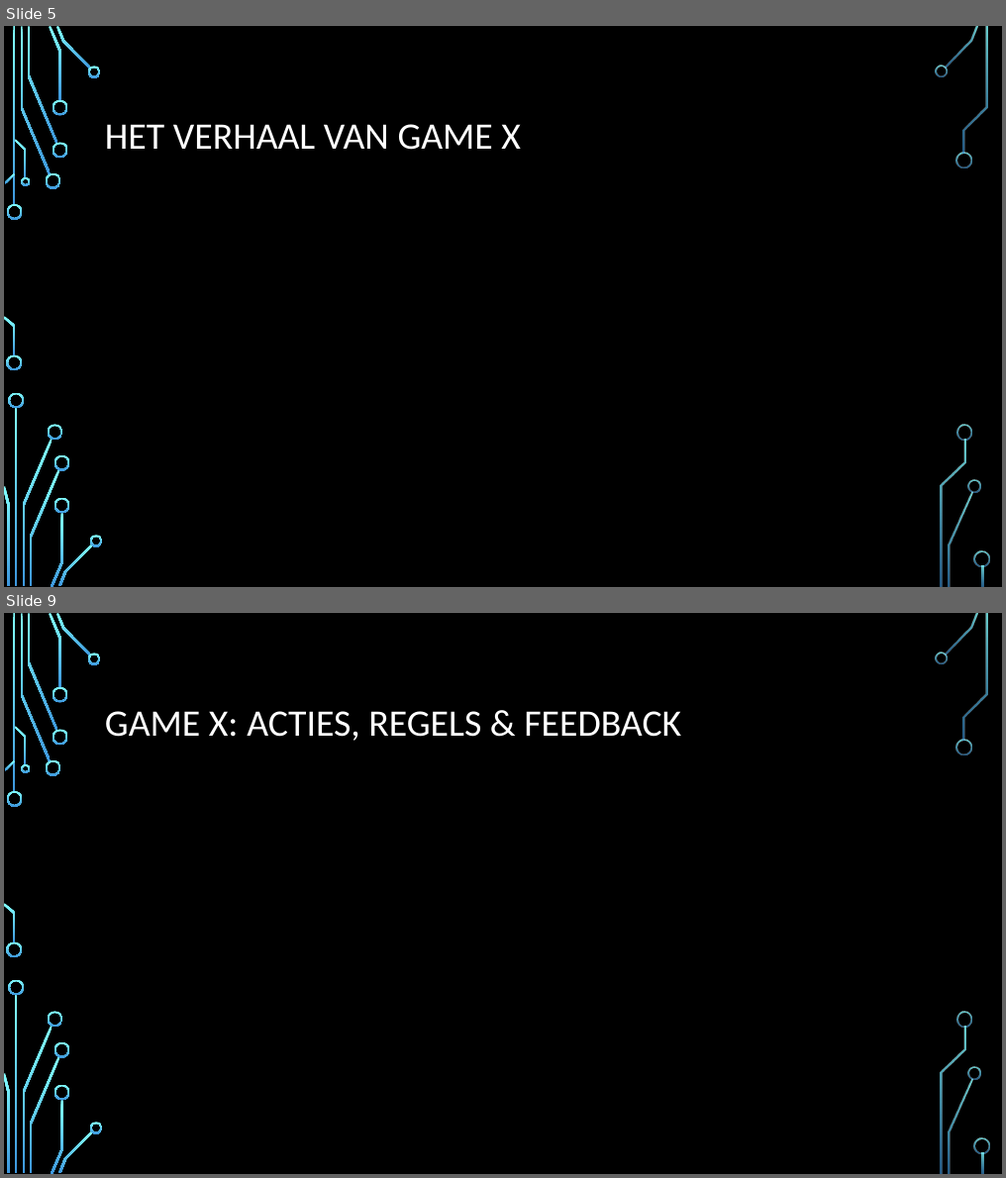
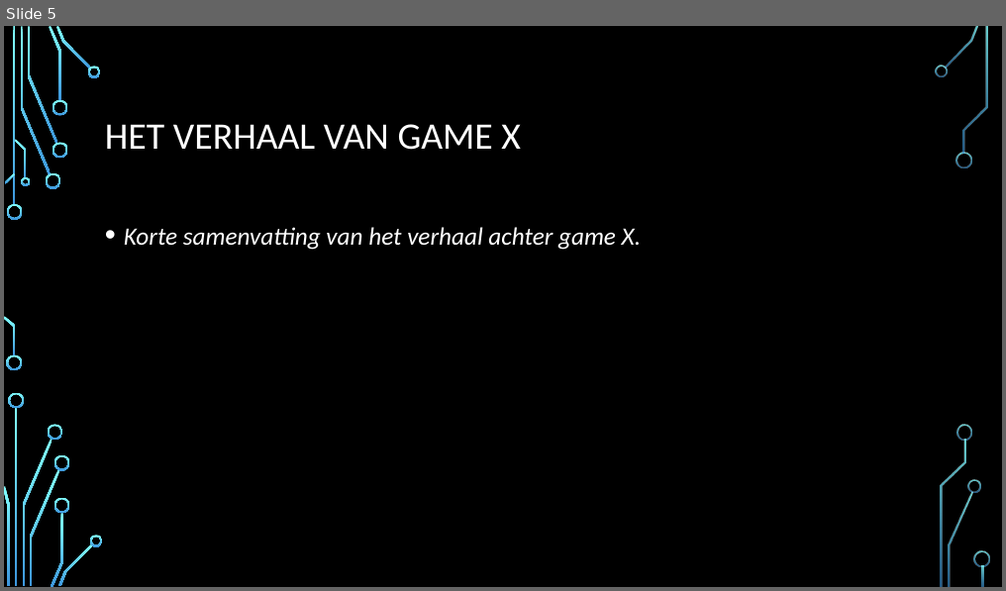
Before and after one commit to rweeda/PythonIA, a slide deck: docs/Pygame/GameAnalyse_GameX.pptx. Shown one above the other, each under a label of ours: slides 5 and 9 before the commit, slide 5 after it; the slides between them are not shown. The pictures are 1006x1178 and 1006x591 pixels, drawn with LibreOffice and Linux fonts; fonts in the diff are those of the drawing; background and template pictures are left out. Boxes give left, top, right and bottom in pixels: in the first picture for what was removed or moved away, otherwise in the second. Text is boxed around its words. In the diff, an @@ line names an element or a change of style, - is before the commit and + after.

```diff
--- a/docs/Pygame/GameAnalyse_GameX.pptx
+++ b/docs/Pygame/GameAnalyse_GameX.pptx
@@ slide 9 removed at (x1=4, y1=613, x2=1002, y2=1174), background picture (left out); not listed: 36 template elements that a slide beside it also shows @@
@@ title removed at (x1=105, y1=711, x2=681, y2=741) @@
-GAME X: ACTIES, REGELS & FEEDBACK
@@ slide 5 changed as well @@
@@ text added at (x1=124, y1=227, x2=641, y2=250), 24 pt, text #FFFFFF, italic @@
+• Korte samenvatting van het verhaal achter game X.
```
Also in this commit, not shown: 6 other slides changed, 1 slide added, 6 other slides removed, 9 other files.
